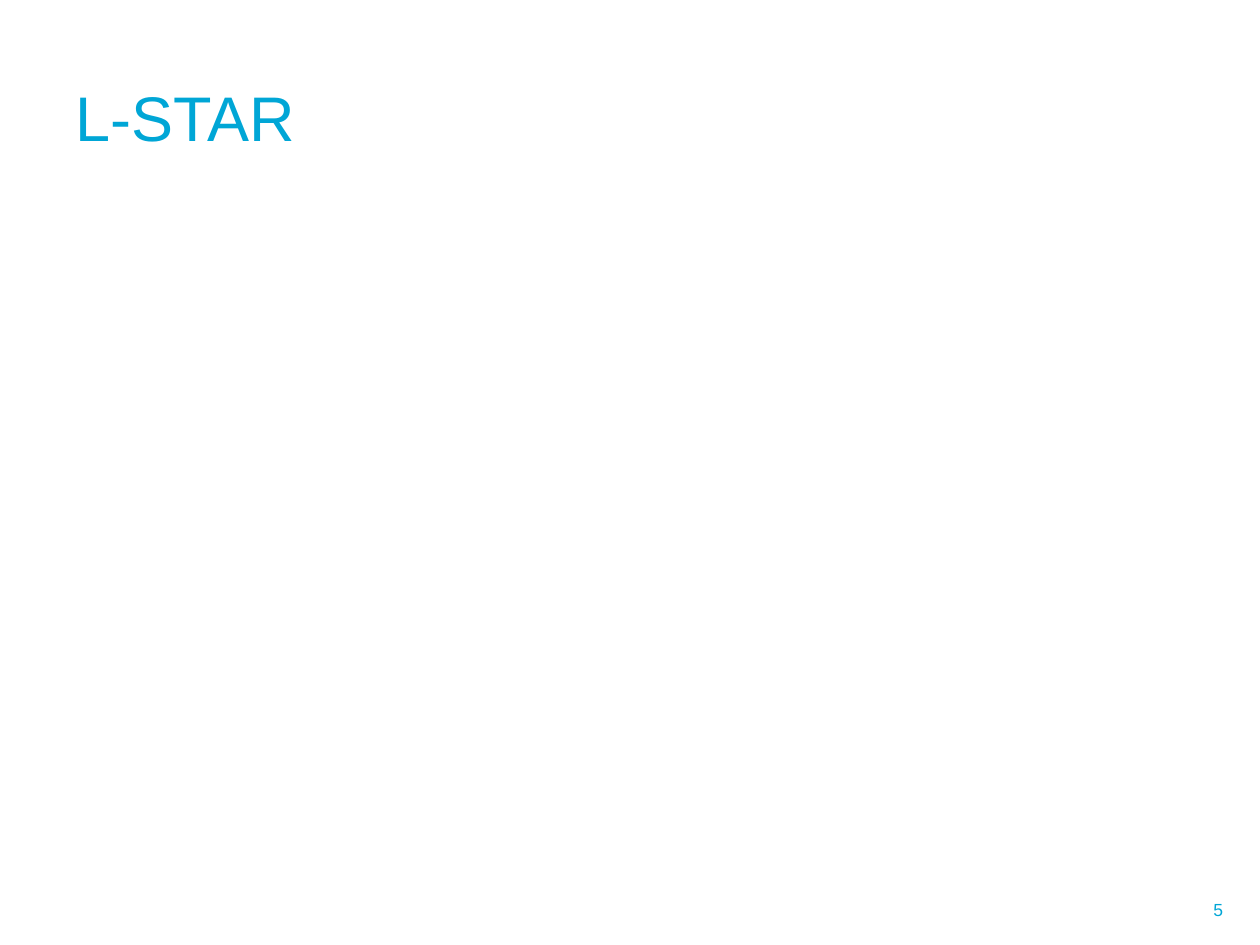
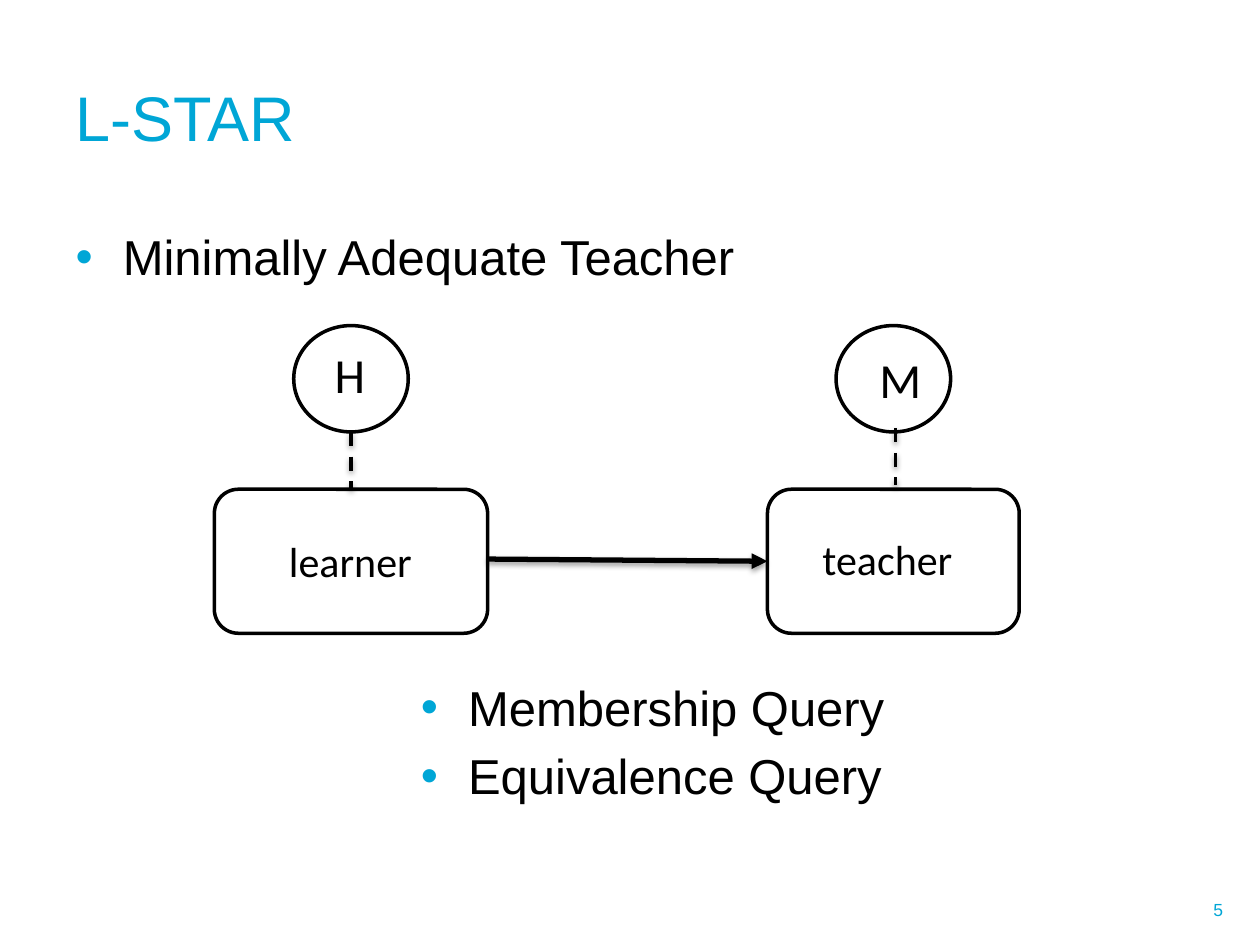
Before and after one commit to wesleyvanderlee/Thesis, a slide deck: slide 5 of Literature/Presentations/Paper presentatie 4 mei.pptx. Drawn at 1260x945 pixels with LibreOffice and Linux fonts; fonts in the diff are those of the drawing; background and template pictures are left out. Boxes give left, top, right and bottom in pixels: in the first picture for what was removed or moved away, otherwise in the second. Text is boxed around its words. In the diff, an @@ line names an element or a change of style, - is before the commit and + after.

```diff
--- a/Literature/Presentations/Paper presentatie 4 mei.pptx
+++ b/Literature/Presentations/Paper presentatie 4 mei.pptx
@@ text added at [123, 239, 734, 285], 28 pt, text #000000 @@
+• Minimally Adequate Teacher
@@ ellipse added at [294, 325, 408, 431], fill #FFFFFF, outline #000000 2 pt @@
@@ ellipse added at [837, 325, 951, 431], fill #FFFFFF, outline #000000 2 pt @@
@@ text added at [335, 361, 366, 393], 28 pt, text #000000 @@
+H
@@ text added at [879, 366, 921, 398], 28 pt, text #000000 @@
+M
@@ line added from (352, 432) to (352, 489), #000000 2 pt dashed @@
@@ line added from (896, 428) to (896, 485), #000000 2 pt dashed @@
@@ rounded rectangle added at [214, 489, 488, 633], fill #FFFFFF, outline #000000 2 pt @@
@@ rounded rectangle added at [767, 489, 1019, 633], fill #FFFFFF, outline #000000 2 pt @@
@@ text added at [289, 547, 412, 578], 24 pt, text #000000 @@
+learner
@@ arrow added from (488, 559) to (767, 561), #000000 3 pt @@
@@ text added at [822, 545, 952, 576], 24 pt, text #000000 @@
+teacher
@@ text added at [468, 690, 884, 804], 28 pt, text #000000 @@
+• Membership Query
+• Equivalence Query
```
Also in this commit, not shown: 5 other slides changed, 1 slide added, 1 slide removed.
